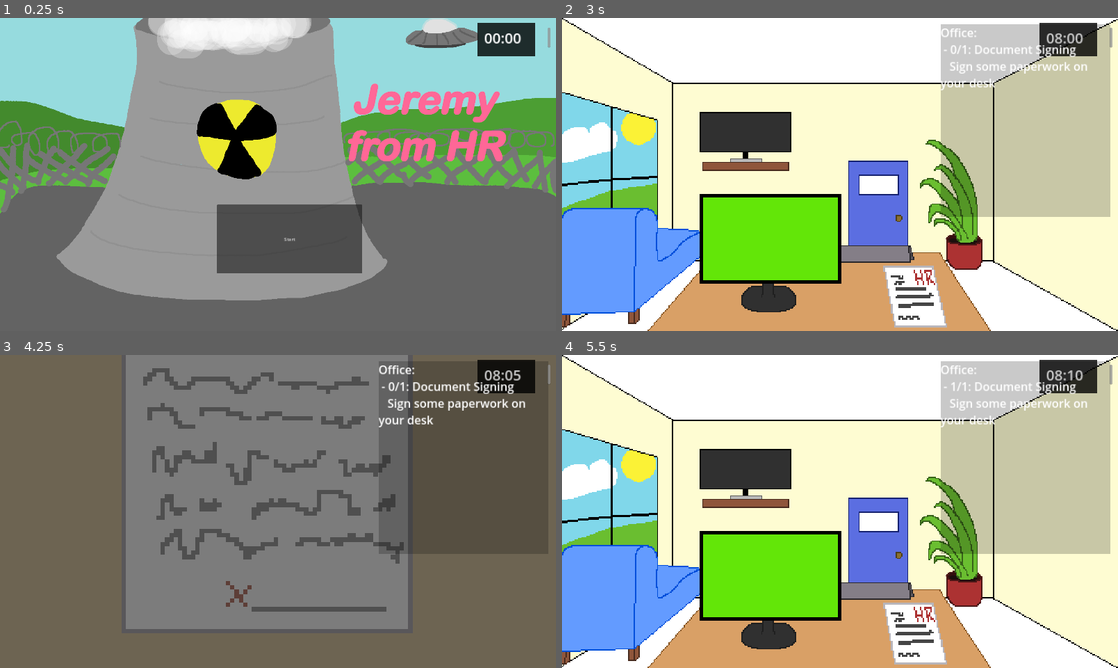
Above: before the commit, frames 1-4 (two rows, left to right).
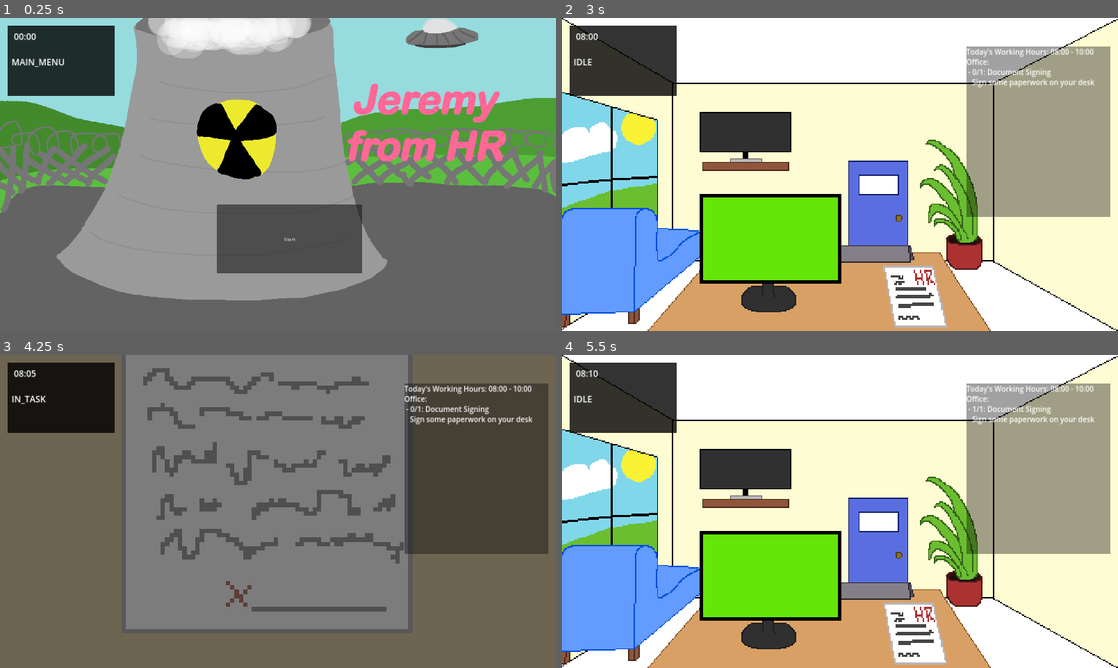
Above: after the commit, the same moments.

Repository: TheWalkingLapis/BrackeysGameJam2025_1
Game: Godot game, scene res://scenes/game_manager.tscn
Same seed, same stepped clock (60 frames per second), same inputs: the game is played once before the commit and once after it.
Inputs (mouse positions are in pixels of both pictures, inside the frame that each line leads up to):
- Up to frame 1 (0.25 s): no input
- Up to frame 2 (3 s): click (773, 240) at 0.52 s; click (878, 202) at 1.27 s; click "Start" at 2 s; click "continue" at 2.75 s
- Up to frame 3 (4.25 s): click (355, 633) at 3.5 s
- Up to frame 4 (5.5 s): click (878, 592) at 4.25 s; click (840, 511) at 5 s

The runs differ from the first frame. In frame 1, 5.5% of the frame differs, in the area x 1-99%, y 1-25%; in frame 2, 22%; in frame 3, 9.0%; in frame 4, 22%, in the area x 1-99%, y 1-64%.

Commit message:
Finished day loop, updated task bar with working hours, fixed task visibility

Diff:
--- a/scenes/debug_ui.tscn
+++ b/scenes/debug_ui.tscn
@@ -17,19 +17,29 @@
 anchors_preset = 15
 anchor_right = 1.0
 anchor_bottom = 1.0
-offset_left = 1650.0
-offset_top = 17.0
-offset_right = -71.0
-offset_bottom = -949.0
+offset_left = 26.0
+offset_top = 27.0
+offset_right = -1524.0
+offset_bottom = -812.0
 grow_horizontal = 2
 grow_vertical = 2
 color = Color(0, 0, 0, 0.8)
 
 [node name="Clock" type="RichTextLabel" parent="."]
 layout_mode = 0
-offset_left = 1672.0
-offset_top = 33.0
-offset_right = 1900.0
-offset_bottom = 102.0
+offset_left = 48.0
+offset_top = 43.0
+offset_right = 333.0
+offset_bottom = 112.0
 bbcode_enabled = true
 text = "[font_size=50]text[/font_size]"
+scroll_active = false
+
+[node name="GameState" type="RichTextLabel" parent="."]
+layout_mode = 0
+offset_left = 40.0
+offset_top = 131.0
+offset_right = 364.0
+offset_bottom = 208.0
+bbcode_enabled = true
+scroll_active = false
--- a/scenes/post_day_bg.tscn
+++ /dev/null
@@ -1,19 +0,0 @@
-[gd_scene format=3 uid="uid://dnffgpkobxh3a"]
-
-[node name="PostDayBG" type="Control"]
-layout_mode = 3
-anchors_preset = 15
-anchor_right = 1.0
-anchor_bottom = 1.0
-grow_horizontal = 2
-grow_vertical = 2
-mouse_filter = 2
-
-[node name="ColorRect" type="ColorRect" parent="."]
-layout_mode = 1
-anchors_preset = 15
-anchor_right = 1.0
-anchor_bottom = 1.0
-grow_horizontal = 2
-grow_vertical = 2
-color = Color(0, 0, 0, 1)
--- /dev/null
+++ b/scenes/post_day_ui.tscn
@@ -0,0 +1,32 @@
+[gd_scene load_steps=2 format=3 uid="uid://dnffgpkobxh3a"]
+
+[ext_resource type="Script" path="res://scripts/post_day_ui.gd" id="1_bgcj4"]
+
+[node name="PostDayUI" type="Control"]
+layout_mode = 3
+anchors_preset = 15
+anchor_right = 1.0
+anchor_bottom = 1.0
+grow_horizontal = 2
+grow_vertical = 2
+mouse_filter = 2
+script = ExtResource("1_bgcj4")
+
+[node name="ColorRect" type="ColorRect" parent="."]
+layout_mode = 1
+anchors_preset = 15
+anchor_right = 1.0
+anchor_bottom = 1.0
+grow_horizontal = 2
+grow_vertical = 2
+color = Color(0, 0, 0, 1)
+
+[node name="Next Day" type="Button" parent="."]
+layout_mode = 0
+offset_left = 830.0
+offset_top = 700.0
+offset_right = 1145.0
+offset_bottom = 886.0
+text = "Next Day"
+
+[connection signal="pressed" from="Next Day" to="." method="_on_next_day_pressed"]
--- a/scenes/task_ui.tscn
+++ b/scenes/task_ui.tscn
@@ -12,15 +12,15 @@
 mouse_filter = 2
 script = ExtResource("1_kvvb3")
 
-[node name="ColorRect" type="ColorRect" parent="."]
+[node name="TaskBG" type="ColorRect" parent="."]
 layout_mode = 0
-offset_left = 1307.0
-offset_top = 21.0
+offset_left = 1396.0
+offset_top = 99.0
 offset_right = 1894.0
 offset_bottom = 686.0
-color = Color(0, 0, 0, 0.211765)
+color = Color(0, 0, 0, 0.368627)
 
-[node name="RichTextLabel" type="RichTextLabel" parent="ColorRect"]
+[node name="TaskBox" type="RichTextLabel" parent="TaskBG"]
 layout_mode = 1
 anchors_preset = 15
 anchor_right = 1.0
--- a/scenes/time_manager.tscn
+++ b/scenes/time_manager.tscn
@@ -7,6 +7,36 @@
 script = ExtResource("2_mwn0d")
 start_hour = 8
 end_hour = 10
+
+[sub_resource type="Resource" id="Resource_jyqet"]
+script = ExtResource("2_mwn0d")
+start_hour = 8
+end_hour = 17
+
+[sub_resource type="Resource" id="Resource_qemd0"]
+script = ExtResource("2_mwn0d")
+start_hour = 8
+end_hour = 17
+
+[sub_resource type="Resource" id="Resource_8t6jq"]
+script = ExtResource("2_mwn0d")
+start_hour = 8
+end_hour = 17
+
+[sub_resource type="Resource" id="Resource_xbrmg"]
+script = ExtResource("2_mwn0d")
+start_hour = 8
+end_hour = 17
+
+[sub_resource type="Resource" id="Resource_mrhgw"]
+script = ExtResource("2_mwn0d")
+start_hour = 8
+end_hour = 17
+
+[sub_resource type="Resource" id="Resource_pqb4d"]
+script = ExtResource("2_mwn0d")
+start_hour = 8
+end_hour = 17
 
 [node name="TimeManager" type="Control"]
 layout_mode = 3
@@ -17,4 +47,4 @@
 grow_vertical = 2
 mouse_filter = 2
 script = ExtResource("1_dlgxb")
-ingame_day_times = Array[ExtResource("2_mwn0d")]([SubResource("Resource_txfnu")])
+ingame_day_times = Array[ExtResource("2_mwn0d")]([SubResource("Resource_txfnu"), SubResource("Resource_jyqet"), SubResource("Resource_qemd0"), SubResource("Resource_8t6jq"), SubResource("Resource_xbrmg"), SubResource("Resource_mrhgw"), SubResource("Resource_pqb4d")])
--- a/scenes/ui_manager.tscn
+++ b/scenes/ui_manager.tscn
@@ -5,7 +5,7 @@
 [ext_resource type="PackedScene" uid="uid://cscgywyqf2as7" path="res://scenes/debug_ui.tscn" id="3_ohgwp"]
 [ext_resource type="PackedScene" uid="uid://dd1y7r21a5ruw" path="res://scenes/pre_day_bg.tscn" id="3_qn1de"]
 [ext_resource type="PackedScene" uid="uid://dsxbvyxq0uqpj" path="res://scenes/task_ui.tscn" id="5_78rpt"]
-[ext_resource type="PackedScene" uid="uid://dnffgpkobxh3a" path="res://scenes/post_day_bg.tscn" id="6_puv52"]
+[ext_resource type="PackedScene" uid="uid://dnffgpkobxh3a" path="res://scenes/post_day_ui.tscn" id="6_puv52"]
 
 [node name="UIManager" type="Control"]
 layout_mode = 3
@@ -29,5 +29,5 @@
 [node name="TaskUI" parent="." instance=ExtResource("5_78rpt")]
 layout_mode = 1
 
-[node name="PostDayBG" parent="." instance=ExtResource("6_puv52")]
+[node name="PostDayUI" parent="." instance=ExtResource("6_puv52")]
 layout_mode = 1
--- a/scripts/debug_ui.gd
+++ b/scripts/debug_ui.gd
@@ -1,6 +1,7 @@
 extends Control
 
 @onready var clock = $Clock
+@onready var gameState = $GameState
 
 # Called when the node enters the scene tree for the first time.
 func _ready():
@@ -9,4 +10,22 @@
 
 # Called every frame. 'delta' is the elapsed time since the previous frame.
 func _process(delta):
-	clock.text = Utils.bbc_text(Global.time_manager.get_formated_ingame_time(), 50)
+	clock.text = Utils.bbc_text(Global.time_manager.get_formated_ingame_time(), 30)
+	var state = Global.game_manager.gameState
+	var string = "null"
+	match state:
+		GameManager.GameState.MAIN_MENU:
+			string = "MAIN_MENU"
+		GameManager.GameState.PRE_DAY:
+			string = "PRE_DAY"
+		GameManager.GameState.IDLE:
+			string = "IDLE"
+		GameManager.GameState.IN_TASK:
+			string = "IN_TASK"
+		GameManager.GameState.POST_DAY:
+			string = "POST_DAY"
+		GameManager.GameState.FAILED:
+			string = "FAILED"
+		GameManager.GameState.SUCCESS:
+			string = "SUCCESS"
+	gameState.text = Utils.bbc_text(string, 30)
--- a/scripts/game_manager.gd
+++ b/scripts/game_manager.gd
@@ -6,7 +6,7 @@
 @onready var ui_manager: UIManager = $UIManager
 @onready var text_manager: TextManager = $TextManager
 
-enum GameState {MAIN_MENU, PAUSE_MENU, PRE_DAY, IDLE, IN_TASK, POST_DAY, FAILED, SUCESS}
+enum GameState {MAIN_MENU, PRE_DAY, IDLE, IN_TASK, POST_DAY, FAILED, SUCCESS}
 var gameState: GameState = GameState.MAIN_MENU
 
 var current_day = 0
@@ -27,17 +27,21 @@
 
 	ui_manager.to_main_menu()
 
+func start_next_day():
+	pre_start_day(current_day)
+
 ## Called before start_day to display news and mail w.o. waisting time
 func pre_start_day(day):
 	gameState = GameState.PRE_DAY
 	ui_manager.to_pre_day()
 	text_manager.display_news_and_mail(day)
+	allow_interaction = true
 
 func start_day(day):
 	gameState = GameState.IDLE
+	time_manager.start_day(day)
 	room_manager.setup_day(day)
 	ui_manager.to_day()
-	time_manager.start_day(day)
 
 func _on_text_in_progress():
 	print("Disabled Interaction")
@@ -46,6 +50,7 @@
 func _on_task_in_progress():
 	print("Disabled Interaction")
 	allow_interaction = false
+	gameState = GameState.IN_TASK
 
 func _on_text_continue(force):
 	if !force:
@@ -59,13 +64,15 @@
 
 func _on_task_ended():
 	allow_interaction = true
+	gameState = GameState.IDLE
 
 func _on_day_done():
 	gameState = GameState.POST_DAY
 	ui_manager.to_post_day()
 	text_manager.clear_text()
 	current_day += 1
-	pause_game(false, true) # always force pause
+	allow_interaction = false
+	#pause_game(false, true) # always force pause
 
 ## calls get_tree().paused deferred
 ## @param toggle Whether the pause state is toggled
--- a/scripts/office.gd
+++ b/scripts/office.gd
@@ -5,7 +5,7 @@
 func _on_pc_screen_pressed():
 	if !Global.game_manager.allow_interaction: return
 	Global.text_manager.display_interaction_text("What a nice screen UwU")
-	Global.time_manager.change_time_speed(2.0)
+	Global.time_manager.change_time_speed(5.0)
 
 
 func _on_door_pressed():
--- /dev/null
+++ b/scripts/post_day_ui.gd
@@ -0,0 +1,4 @@
+extends Control
+
+func _on_next_day_pressed():
+	Global.game_manager.start_next_day()
--- a/scripts/room.gd
+++ b/scripts/room.gd
@@ -1,5 +1,12 @@
 extends Control
 class_name Room
+
+func setup_tasks_for_day(day):
+	for i in range(7):
+		var day_string = "Tasks/Day%d" % [i+1]
+		var day_node = get_node_or_null(day_string)
+		if day_node != null:
+			day_node.visible = i == day
 
 func get_tasks_for_day(day):
 	var return_tasks = []
--- a/scripts/room_manager.gd
+++ b/scripts/room_manager.gd
@@ -12,7 +12,7 @@
 @onready var passage: Room = $Passage
 @onready var control: Room = $Control
 @onready var reactor: Room = $Reactor
-var current_room = "Office"
+var current_room = "None"
 
 var name_to_node_dict: Dictionary
 var current_tasks = {}
@@ -22,6 +22,7 @@
 
 func _ready():
 	name_to_node_dict = {
+		"None": null,
 		"Office": office,
 		"Kitchen": kitchen,
 		"Main_Hallway": main_hallway,
@@ -32,6 +33,7 @@
 		"Reactor": reactor
 	}
 	for room_name in name_to_node_dict:
+		if room_name == "None": continue
 		name_to_node_dict[room_name].visible = (current_room == room_name)
 
 func setup_day(day):
@@ -39,6 +41,8 @@
 	num_tasks = 0
 	var tasks = {}
 	for room_name in name_to_node_dict:
+		if room_name == "None": continue
+		name_to_node_dict[room_name].setup_tasks_for_day(day)
 		var room_tasks = name_to_node_dict[room_name].get_tasks_for_day(day)
 		tasks[room_name] = room_tasks
 		for task in room_tasks:
@@ -46,15 +50,18 @@
 			(task as Task).completed.connect(_on_task_completed)
 			num_tasks += 1
 	current_tasks = tasks
+	change_room_to("Office")
 	Global.ui_manager.setup_tasks(tasks)
 
 func change_room_to(room_name: String):
-	name_to_node_dict[current_room].visible = false
+	if current_room != "None":
+		name_to_node_dict[current_room].visible = false
 	if not room_name in name_to_node_dict:
 		printerr("Room name doesn't exist: %s" % [room_name])
 		return
 	current_room = room_name
-	name_to_node_dict[current_room].visible = true
+	if room_name != "None":
+		name_to_node_dict[current_room].visible = true
 
 func _on_task_started():
 	task_in_progress = true
--- a/scripts/task_ui.gd
+++ b/scripts/task_ui.gd
@@ -1,6 +1,6 @@
 extends Control
 
-@onready var label = $ColorRect/RichTextLabel
+@onready var task_label = $TaskBG/TaskBox
 
 var current_tasks = {}
 
@@ -8,8 +8,13 @@
 	current_tasks = tasks
 	update_task_text()
 
+func update_task_display():
+	update_task_text()
+
 func update_task_text():
-	var text = ""
+	var working_hours = Global.time_manager.get_working_hours()
+	print(working_hours)
+	var text = "Today's Working Hours: %02d:00 - %02d:00\n" % [working_hours[0], working_hours[1]]
 	for room in current_tasks:
 		var task_list = current_tasks[room]
 		if len(task_list) == 0: continue
@@ -18,7 +23,4 @@
 			var task_texts = (task as Task).get_task_strings()
 			text += " - %s\n" % task_texts[0]
 			text += "   %s\n" % task_texts[1]
-	label.text = Utils.bbc_text(text, 40)
-
-func update_task_display():
-	update_task_text()
+	task_label.text = Utils.bbc_text(text, 25)
--- a/scripts/time_manager.gd
+++ b/scripts/time_manager.gd
@@ -47,5 +47,8 @@
 	var minutes = floor(60 * (current_ingame_time - current_ingame_hour))
 	return "%02d:%02d" % [hours, minutes]
 
+func get_working_hours():
+	return [day_start_hour, day_end_hour]
+
 func change_time_speed(new_fac: float):
 	time_fac = new_fac
--- a/scripts/ui_manager.gd
+++ b/scripts/ui_manager.gd
@@ -5,9 +5,7 @@
 @onready var debugUI = $DebugUI
 @onready var preDayBG = $PreDayBG
 @onready var taskUI = $TaskUI
-@onready var postDayBG = $PostDayBG
-
-
+@onready var postDayUI = $PostDayUI
 
 func to_main_menu():
 	disable_all()
@@ -23,7 +21,7 @@
 
 func to_post_day():
 	disable_all()
-	postDayBG.visible = true
+	postDayUI.visible = true
 
 func setup_tasks(tasks):
 	taskUI.set_tasks(tasks)
@@ -35,5 +33,5 @@
 	mainMenu.visible = false
 	preDayBG.visible = false
 	taskUI.visible = false
-	postDayBG.visible = false
+	postDayUI.visible = false
 	#debugUI.visible = false
Not shown: 1 places in scenes/time_manager.tscn that only renumber resources
